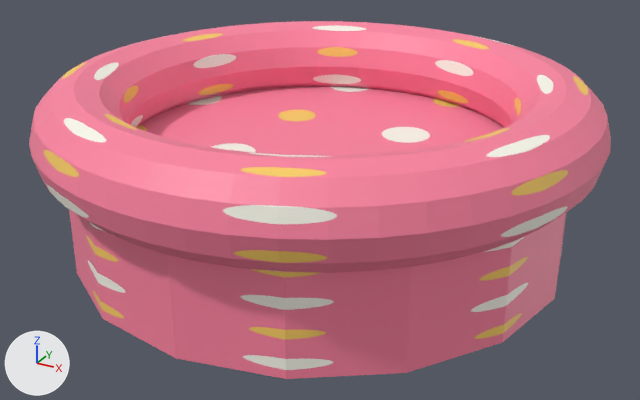
What one commit did to the glTF model godot_demo/assets/hazard_bumper.glb.
The view is the same before and after, from a 50 mm camera at (-10.814, 0.604, 0.752) aimed at (-11.533, 1.91, 0.099). The axes (+X, +Y, +Z) are drawn at lower left. The lights are the same throughout. The picture after the commit comes second. Vertices at exactly the same position are counted once.

In view in the first picture: 'hazard_bumper'.
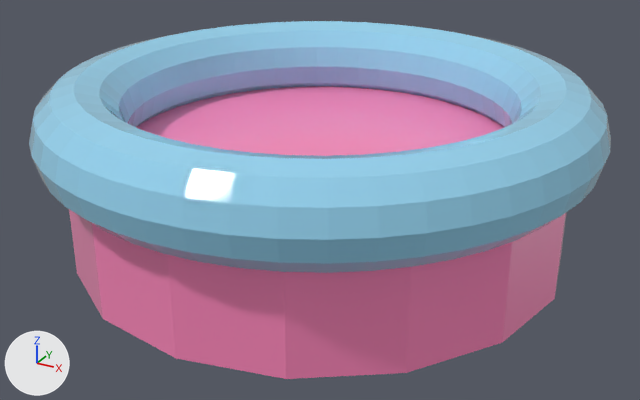
The newer file is also turned or shifted as a whole; pictures and numbers use the older file's frame.

What the commit changed:
Material 'M_ToyMagenta' (mat_m_toymagenta) is new.
Its base color is (1.0, 0.251, 0.506) (pink #ff89bd).
Its roughness is 0.2.
Material 'M_WaterCyan' (mat_m_watercyan) is new.
Its base color is (0.306, 0.659, 0.871) (blue #96d4f0).
Its roughness is 0.05.
me_cylinder_044 has 608 vertices, 1212 faces and spans x -0.5..0.5, y -0.5..0.5, z -0.1..0.23.
me_cylinder_044 is used by ob_hazard_bumper; location (-11.547, 1.936, 0.1).
me_cylinder_044 part 1: 60 of the faces centred in x -0.439..0.439, y -0.439..0.439, z -0.1..0.1 switch from mat_m_texdecor (picture img_village_props_decor_tex) to mat_m_toymagenta (pink #ff89bd).
me_cylinder_044 part 2: 1152 of the faces centred in x -0.495..0.495, y -0.495..0.495, z 0.074..0.226 switch from mat_m_texdecor (picture img_village_props_decor_tex) to mat_m_watercyan (blue #96d4f0).

What differs and where, as boxes (x1, y1, x2, y2) in the pictures (640 x 400 px):
part 1 of me_cylinder_044, recoloured
    both: (69, 86, 566, 379)
part 2 of me_cylinder_044, recoloured (pink to blue)
    both: (29, 21, 611, 273)
